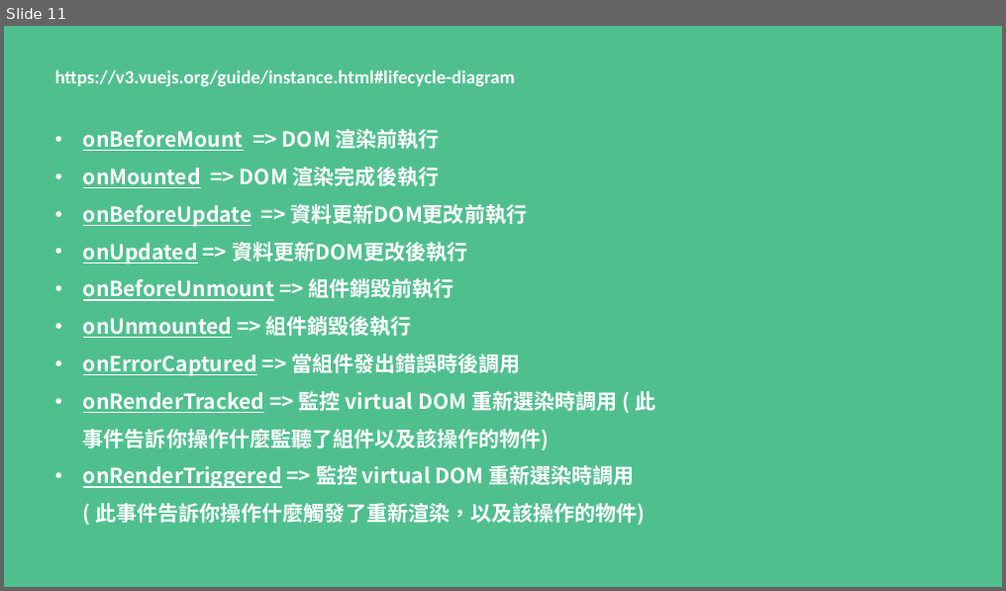
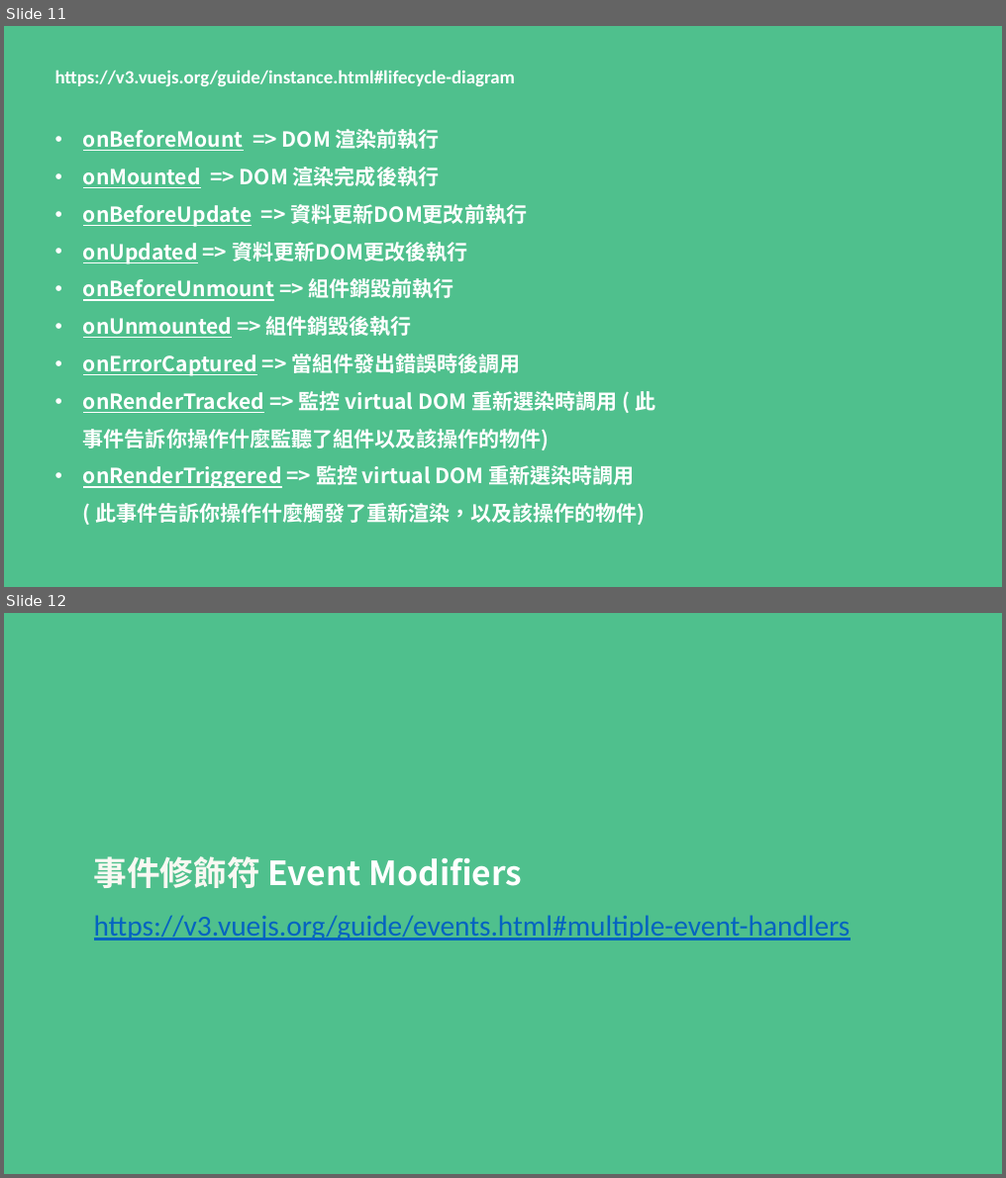
Before and after one commit to Nicole-tu/vue3-hiskio-practice, a slide deck: VUE-BASE/vue-base.pptx. Shown one above the other, each under a label of ours: slide 11 before the commit, slides 11 and 12 after it. The pictures are 1006x591 and 1006x1178 pixels, drawn with LibreOffice and Linux fonts; fonts in the diff are those of the drawing. Boxes give left, top, right and bottom in pixels: in the first picture for what was removed or moved away, otherwise in the second. Text is boxed around its words. In the diff, an @@ line names an element or a change of style, - is before the commit and + after.

```diff
--- a/VUE-BASE/vue-base.pptx
+++ b/VUE-BASE/vue-base.pptx
@@ slide 12 added at [4, 613, 1002, 1174], background #4FC08D @@
@@ title added at [94, 857, 523, 888], 32 pt, text #FFFFFF, bold @@
+事件修飾符 Event Modifiers
@@ text added at [94, 916, 850, 941], 28 pt, text #0563C1, underline @@
+https://v3.vuejs.org/guide/events.html#multiple-event-handlers
```
Also in this commit, not shown: 1 other slide added, 20 other files.
